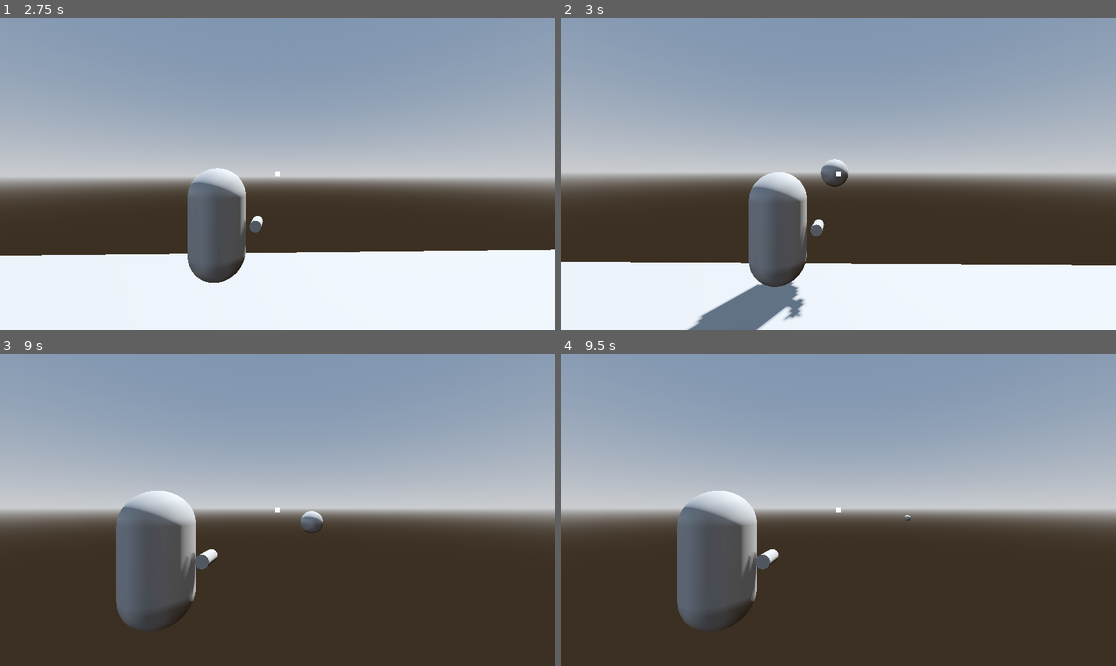
Above: before the commit, frames 1-4 (two rows, left to right).
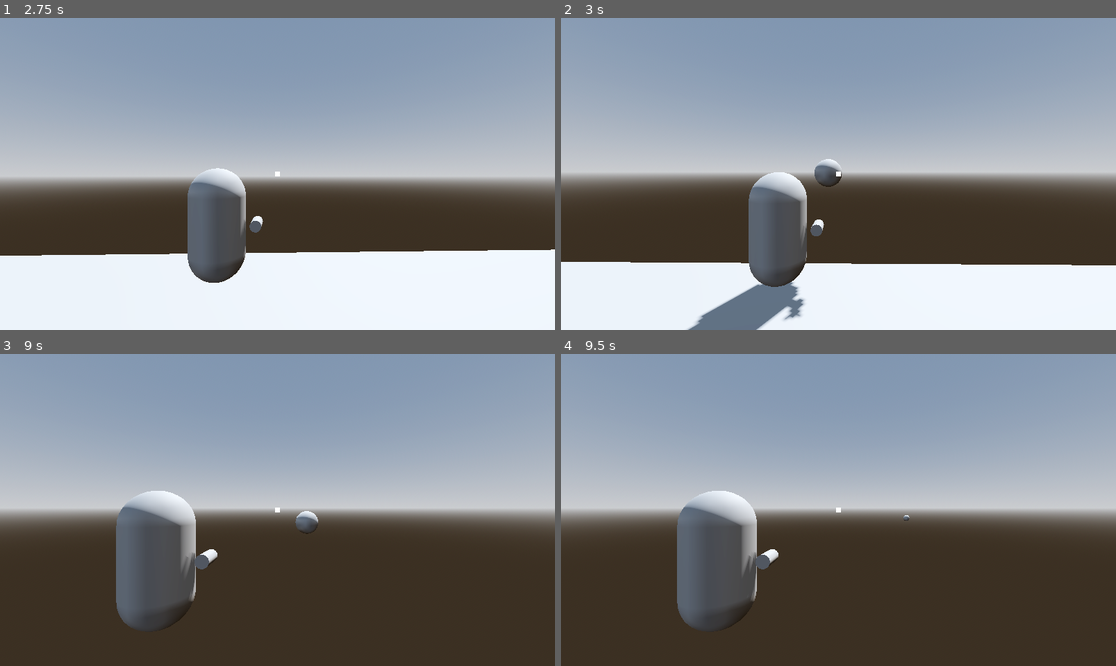
Above: after the commit, the same moments.

Repository: RocoGreen/godot-learning-project
Game: Godot game, scene res://maps/test_map_1/test_map_1.tscn
The game is run twice, just before and just after one commit, with the same random seed, the same clock (stepped at 60 frames per second) and the same inputs.
Inputs (mouse positions are in pixels of both pictures, inside the frame that each line leads up to):
- Up to frame 1 (2.75 s): tap Enter at 0.5 s; move the mouse to (305, 174) at 0.52 s; hold W (move_forward) from 0.53 s (still down); tap Q (ultimate) at 0.6, 1.55, 2.3 s; move the mouse to (249, 174) at 1.27 s; tap Space (ascend) at 1.35 s; move the mouse to (288, 167) at 2.02 s; tap Ctrl (crouch) at 2.1 s
- Up to frame 2 (3 s): keep holding W (move_forward); move the mouse to (832, 180) at 2.77 s; click (832, 180) at 2.85 s
- Up to frame 3 (9 s): tap Q (ultimate) at 3.05, 3.8, 4.55, 5.3, 5.85, 6.6, 7.55, 8.3 s; move the mouse to (316, 513) at 3.52 s; hold Shift (run) 3.53-4.28 s; move the mouse to (233, 506) at 4.27 s; tap F (toggle_flying_mode) at 4.35 s; tap Space (ascend) at 5, 6.5, 7.35, 8 s; move the mouse to (283, 510) at 5.02 s; tap Mouse wheel up (toggle_weapon_mode) at 5.1 s; tap Enter at 5.75, 7.25 s; move the mouse to (255, 503) at 5.77 s; release W (move_forward) at 5.78 s; hold D (move_right) 5.78-6.53 s; move the mouse to (305, 510) at 6.52 s; hold W (move_forward) 6.53-8.78 s; move the mouse to (249, 510) at 7.27 s; move the mouse to (288, 503) at 8.02 s; tap Ctrl (crouch) at 8.1 s; move the mouse to (271, 516) at 8.77 s; hold A (move_left) from 8.78 s (still down); click (271, 516) at 8.85 s
- Up to frame 4 (9.5 s): keep holding A (move_left); tap Q (ultimate) at 9.05 s

Frame 1 is identical in both runs. In frame 2, 0.2% of the frame differs, in the area x 45-52%, y 45-55%; in frame 3, 0.1%; in frame 4, less than 0.1%.
Error before the commit: Parse Error: Static function "from_entity()" not found in base "EntityComponent". (res://entities/playables/_shared/components/ultimates/luna_snow/playable_lun…

Commit message:
Fixed crash about playable Test Character 1
I edited the playable that was only for me to test some things and it made me forget that the unedited one may be broken due to the changes of this branch breaking Luna Snow and Mercy abilities/ultimates (that I have to reflect in their respective branches first).

I fixed it. And everything will work correctly once I reflected the changes of this branch to others.

Diff:
--- a/entities/playables/test_character_1/test_character_1.tscn
+++ b/entities/playables/test_character_1/test_character_1.tscn
@@ -7,10 +7,7 @@
 [ext_resource type="PackedScene" uid="uid://dpm4llvw6alin" path="res://entities/playables/_shared/components/character_body_3d_utils/playable_character_body_3d_utils_component.tscn" id="4_ybfop"]
 [ext_resource type="PackedScene" uid="uid://d01sromo7yggt" path="res://entities/_shared/components/health/entity_health_component.tscn" id="5_7it47"]
 [ext_resource type="PackedScene" uid="uid://dgqseji4pi27a" path="res://entities/_shared/components/status_receiver_hub/entity_status_receiver_hub_component.tscn" id="6_wkwh7"]
-[ext_resource type="PackedScene" uid="uid://60seaq170jqq" path="res://entities/playables/_shared/components/abilities/mercy_guardian_angel/playable_mercy_guardian_angel_ability_component.tscn" id="8_64usw"]
 [ext_resource type="PackedScene" uid="uid://bmuqad506y2ec" path="res://entities/playables/_shared/components/weapons/test_arcing_projectile_weapon_1/playable_test_arcing_projectile_weapon_1_component.tscn" id="8_wkwh7"]
-[ext_resource type="PackedScene" uid="uid://gikkd26lo3hc" path="res://entities/playables/_shared/components/ultimates/luna_snow/playable_luna_snow_ultimate_component.tscn" id="10_7it47"]
-[ext_resource type="PackedScene" uid="uid://bs5dguomkd64k" path="res://entities/playables/_shared/components/abilities/luna_snow_clap/playable_luna_snow_clap_ability_component.tscn" id="10_wkwh7"]
 [ext_resource type="PackedScene" uid="uid://vfbdf5vqp3d" path="res://entities/_shared/components/position_anchor_hub/entity_position_anchor_hub_component.tscn" id="13_3gihv"]
 
 [sub_resource type="CapsuleMesh" id="CapsuleMesh_w7sju"]
@@ -23,61 +20,43 @@
 [node name="EntityComponent" parent="." unique_id=532691025 node_paths=PackedStringArray("entity", "health_component", "status_receiver_hub_component", "position_anchor_hub_component") instance=ExtResource("1_ybfop")]
 entity = NodePath("..")
 identity = ExtResource("2_3s4ss")
-health_component = NodePath("../Components/InteractionWithGame/EntityHealthComponent")
-status_receiver_hub_component = NodePath("../Components/InteractionWithGame/EntityStatusReceiverHubComponent")
-position_anchor_hub_component = NodePath("../Components/GameMechanicsSupport/EntityPositionAnchorHubComponent")
+health_component = NodePath("../Components/InteractionWithGame/Health")
+status_receiver_hub_component = NodePath("../Components/InteractionWithGame/StatusReceiverHub")
+position_anchor_hub_component = NodePath("../Components/GameMechanicsSupport/PositionAnchorHub")
 
 [node name="Components" type="Node3D" parent="." unique_id=922078828]
 
-[node name="PlayableCameraComponent" parent="Components" unique_id=825915530 node_paths=PackedStringArray("playable") instance=ExtResource("3_qc732")]
+[node name="Camera" parent="Components" unique_id=825915530 node_paths=PackedStringArray("playable") instance=ExtResource("3_qc732")]
 transform = Transform3D(1, 0, 0, 0, 1, 0, 0, 0, 1, 1.0757844, 0.7157023, 0)
 playable = NodePath("../..")
 
-[node name="PlayableRotationHandlingByMouseComponent" parent="Components" unique_id=1377482824 node_paths=PackedStringArray("playable") instance=ExtResource("4_7it47")]
+[node name="RotationHandlingByMouse" parent="Components" unique_id=1377482824 node_paths=PackedStringArray("playable") instance=ExtResource("4_7it47")]
 playable = NodePath("../..")
 
-[node name="PlayableCharacterBody3DUtilsComponent" parent="Components" unique_id=40130539 node_paths=PackedStringArray("playable") instance=ExtResource("4_ybfop")]
+[node name="CharacterBody3DUtils" parent="Components" unique_id=40130539 node_paths=PackedStringArray("playable") instance=ExtResource("4_ybfop")]
 playable = NodePath("../..")
 
 [node name="InteractionWithGame" type="Node" parent="Components" unique_id=1065685288]
 
-[node name="EntityHealthComponent" parent="Components/InteractionWithGame" unique_id=930351444 instance=ExtResource("5_7it47")]
+[node name="Health" parent="Components/InteractionWithGame" unique_id=930351444 instance=ExtResource("5_7it47")]
 entity_identity = ExtResource("2_3s4ss")
 
-[node name="EntityStatusReceiverHubComponent" parent="Components/InteractionWithGame" unique_id=1530625951 instance=ExtResource("6_wkwh7")]
+[node name="StatusReceiverHub" parent="Components/InteractionWithGame" unique_id=1530625951 instance=ExtResource("6_wkwh7")]
 entity_identity = ExtResource("2_3s4ss")
 
 [node name="Capacities" type="Node3D" parent="Components" unique_id=747146008]
 
-[node name="PlayableTestArcingProjectileWeapon1Component" parent="Components/Capacities" unique_id=831655461 node_paths=PackedStringArray("entity", "camera_component") instance=ExtResource("8_wkwh7")]
+[node name="TestArcingProjectileWeapon1" parent="Components/Capacities" unique_id=831655461 node_paths=PackedStringArray("playable", "camera_component") instance=ExtResource("8_wkwh7")]
 transform = Transform3D(1, 0, 0, 0, 1, 0, 0, 0, 1, 0.6986413, 0, 0)
-entity = NodePath("../../..")
-camera_component = NodePath("../../PlayableCameraComponent")
-
-[node name="PlayableMercyGuardianAngelAbilityComponent" parent="Components/Capacities" unique_id=496493999 node_paths=PackedStringArray("entity", "camera_component", "character_body_3d_utils_component") instance=ExtResource("8_64usw")]
-entity = NodePath("../../..")
-entity_identity = ExtResource("2_3s4ss")
-camera_component = NodePath("../../PlayableCameraComponent")
-character_body_3d_utils_component = NodePath("../../PlayableCharacterBody3DUtilsComponent")
-
-[node name="PlayableLunaSnowClapAbilityComponent" parent="Components/Capacities" unique_id=1450733872 node_paths=PackedStringArray("entity", "camera_component") instance=ExtResource("10_wkwh7")]
-entity_identity = ExtResource("2_3s4ss")
-entity = NodePath("../../..")
-camera_component = NodePath("../../PlayableCameraComponent")
-
-[node name="PlayableLunaSnowUltimateComponent" parent="Components/Capacities" unique_id=794912583 node_paths=PackedStringArray("dancefloor_position_anchor") instance=ExtResource("10_7it47")]
-entity_identity = ExtResource("2_3s4ss")
-dancefloor_position_anchor = NodePath("DanceFloorPositionAnchor")
-
-[node name="DanceFloorPositionAnchor" type="Marker3D" parent="Components/Capacities/PlayableLunaSnowUltimateComponent" unique_id=1619737366]
-transform = Transform3D(1, 0, 0, 0, 1, 0, 0, 0, 1, 0, -1, 0)
+playable = NodePath("../../..")
+camera_component = NodePath("../../Camera")
 
 [node name="GameMechanicsSupport" type="Node3D" parent="Components" unique_id=1930426155]
 
-[node name="EntityPositionAnchorHubComponent" parent="Components/GameMechanicsSupport" unique_id=787595999 node_paths=PackedStringArray("center_anchor") instance=ExtResource("13_3gihv")]
+[node name="PositionAnchorHub" parent="Components/GameMechanicsSupport" unique_id=787595999 node_paths=PackedStringArray("center_anchor") instance=ExtResource("13_3gihv")]
 center_anchor = NodePath("CenterAnchor")
 
-[node name="CenterAnchor" type="Marker3D" parent="Components/GameMechanicsSupport/EntityPositionAnchorHubComponent" unique_id=1004767145]
+[node name="CenterAnchor" type="Marker3D" parent="Components/GameMechanicsSupport/PositionAnchorHub" unique_id=1004767145]
 
 [node name="UI" type="Control" parent="." unique_id=1133008706]
 layout_mode = 3
@@ -101,8 +80,8 @@
 grow_horizontal = 2
 grow_vertical = 2
 
-[node name="MeshInstance3D" type="MeshInstance3D" parent="." unique_id=909298792]
+[node name="MeshInstance" type="MeshInstance3D" parent="." unique_id=909298792]
 mesh = SubResource("CapsuleMesh_w7sju")
 
-[node name="CollisionShape3D" type="CollisionShape3D" parent="." unique_id=147772800]
+[node name="CollisionShape" type="CollisionShape3D" parent="." unique_id=147772800]
 shape = SubResource("CapsuleShape3D_jd5x5")
